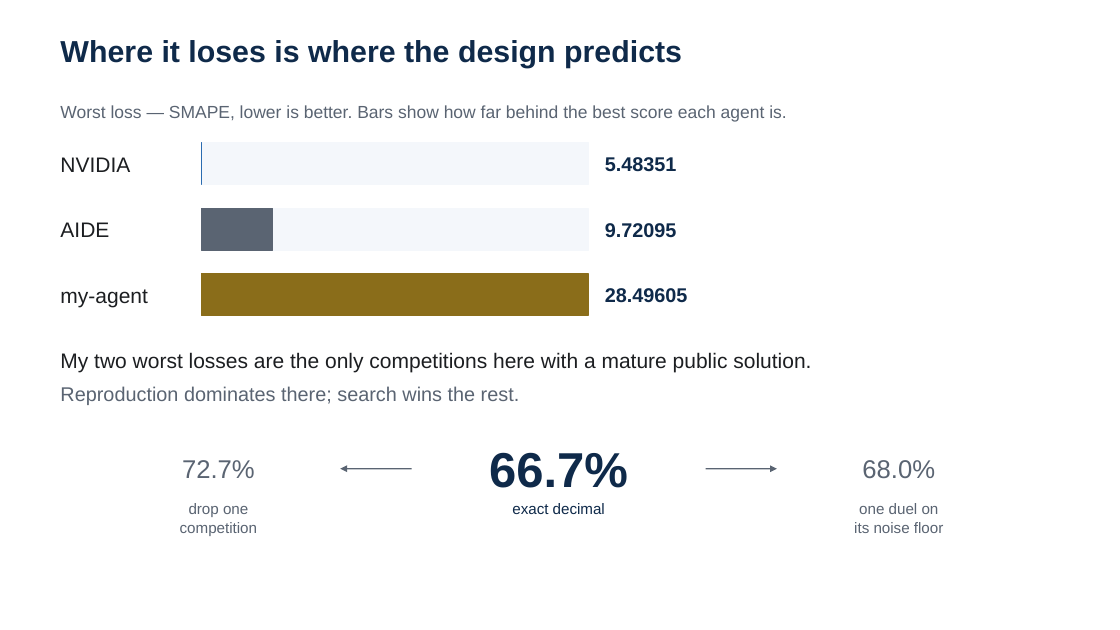
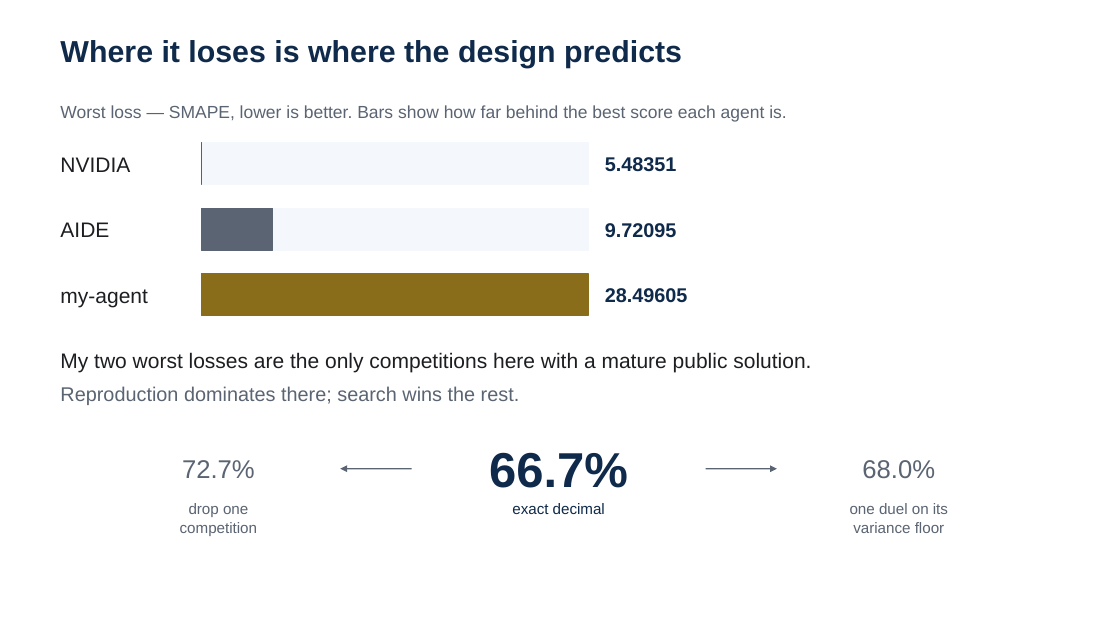
Before and after one commit to 930731haohao-afk/kaggle-agent, a slide deck: slide 5 of docs/presentation/slides_4min.pptx. Drawn at 1120x630 pixels with LibreOffice and Linux fonts; fonts in the diff are those of the drawing. Boxes give left, top, right and bottom in pixels: in the first picture for what was removed or moved away, otherwise in the second. Text is boxed around its words. In the diff, an @@ line names an element or a change of style, - is before the commit and + after.

```diff
--- a/docs/presentation/slides_4min.pptx
+++ b/docs/presentation/slides_4min.pptx
@@ text at <box>850,503,948,533</box>: text changed @@
-one duel on
-its noise floor
+one duel on its
+variance floor
```
Also in this commit, not shown: 2 other slides changed, 18 other files.
